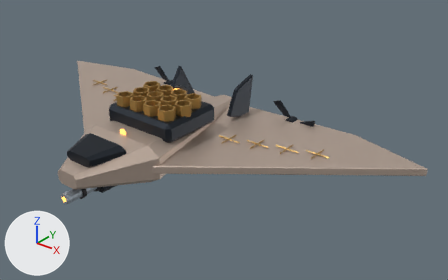
The glTF model public/assets/models/combat/t09.glb as it was, and as the next commit left it.
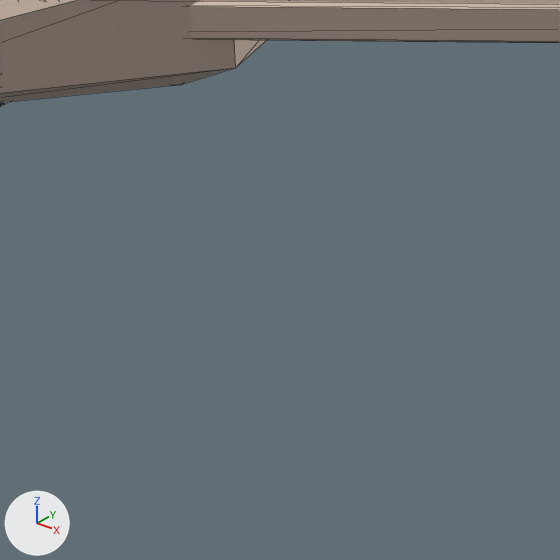
The first picture shows the older version from a 50 mm camera at (6.94, -6.82, 5.91) aimed at (0.99, 0.62, 1.3). The close-ups show the older and then the newer version on the part from 26% to 50% of the width and 59% to 98% of the height of that picture. Only the edits that show in the close-ups are written down. The axes (+X, +Y, +Z) are drawn at lower left. The lights are the same throughout. The close-ups show mesh edges as thin lines. Where no turn or scale is listed for an object, it has been applied to the vertices.

Names of what the first close-up shows: 'Export_tilt_armor'.
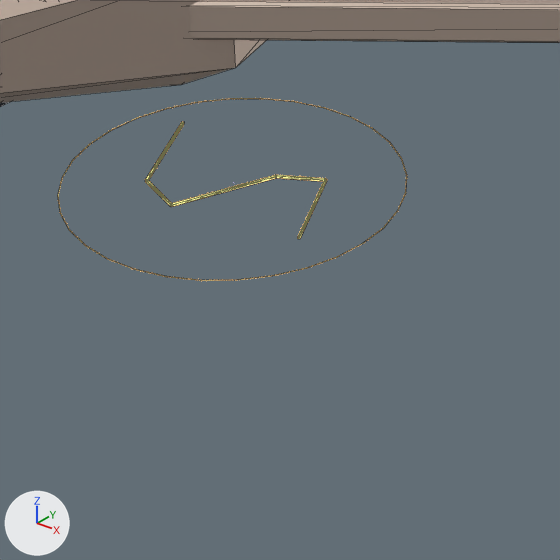
Boxes (x1, y1, x2, y2) around the edits, measured in the close-ups (560 x 560 px):
'Export_fx_atk_field_tell_fx_accent', added: after (58, 98, 407, 281)

Diff of the bpy script that builds the scene:
```diff
--- a/public/assets/models/combat/t09.glb.py
+++ b/public/assets/models/combat/t09.glb.py
@@ me_export_fx_atk_field_tell_fx_accent @@
+me_export_fx_atk_field_tell_fx_accent.from_pydata(...)  # 168 vertices, 316 faces; spans x -0.603..0.603, y -0.603..0.603, z -0.001..0.016
+me_export_fx_atk_field_tell_fx_accent.materials.append(mat_fx_accent)  # orange #c49a5a, glowing orange #ffc977
@@ ob_export_fx_atk_field_tell_fx_accent @@
+ob_export_fx_atk_field_tell_fx_accent = bpy.data.objects.new('Export_fx_atk_field_tell_fx_accent', me_export_fx_atk_field_tell_fx_accent)
+ob_export_fx_atk_field_tell_fx_accent.location = (0.0, 0.0, 0.0)
```
